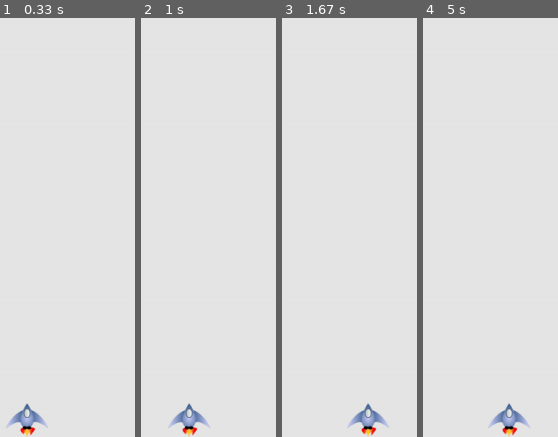
Above: before the commit, frames 1-4 (left to right).
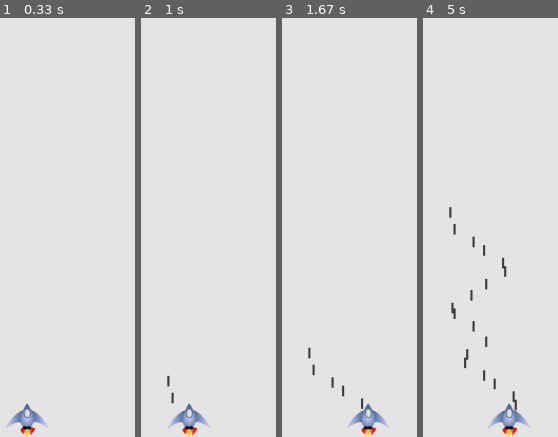
Above: after the commit, the same moments.

Repository: Sara-Greenhaw/PyGame
Game: pygame game, started from alien_invasion.py
The game is run twice, just before and just after one commit, with the same random seed, the same clock (stepped at 60 frames per second) and the same inputs.
Inputs:
- Up to frame 1 (0.33 s): no input
- Up to frame 2 (1 s): tap Space at 0.33, 0.73 s; hold Right from 0.67 s (still down)
- Up to frame 3 (1.67 s): tap Space at 1.03, 1.23, 1.53 s; release Right at 1.13 s; hold Right 1.17-1.63 s
- Up to frame 4 (5 s): hold Left 1.67-2.2 s; tap Space at 1.73, 2.03, 2.3, 2.6, 2.73, 3.03, 3.4, 3.7, 3.9, 4.2, 4.4, 4.7, 4.9 s; hold Left 2.23-2.63 s; hold Right 2.67-3.3 s; hold Left 3.33-3.8 s; hold Right 3.83-4.3 s; hold Right 4.33-4.8 s; hold Left from 4.83 s (still down)

Frame 1 is identical in both runs. In frame 2, 0.1% of the frame differs, in the area x 19-25%, y 85-93%; in frame 3, 0.3%; in frame 4, 1.0%, in the area x 19-70%, y 45-94%.

Commit message:
Firing Bullets

Diff:
--- a/alien_invasion.py
+++ b/alien_invasion.py
@@ -7,6 +7,7 @@
 #import settings into main program file
 from ship import Ship
 #import Ship
+from bullet import Bullet
 
 class AlienInvasion:
     #Overall class to manage game assets and behavior
@@ -86,6 +87,8 @@
             self.ship.moving_left = True
         elif event.key == pygame.K_q:
             sys.exit()
+        elif event.key == pygame.K_SPACE:
+            self._fire_bullet()
 
     def _check_keyup_events(self, event):
         #respond to key release
@@ -94,6 +97,14 @@
         elif event.key == pygame.K_LEFT:
             self.ship.moving_left = False
 
+        #nothing happens when spacebar is released with firing bullets
+
+    def _fire_bullet(self):
+        #create a new bullet adn add it to the bullets group
+        new_bullet = Bullet(self) #instance of bullet and call it new_bullet --> just like we did at top with settings!
+        self.bullets.add(new_bullet) #we add it to the new group bullets using the add() method
+        #the add method is similar to append(), but its a method that's written just for pygame groups
+
 
     def _update_screen(self):
         #redraw the screen during each pass through the loop
@@ -101,6 +112,11 @@
         self.screen.fill(self.settings.bg_color)
         self.ship.blitme() #draw ship on screen, bottom center
 
+        #make sure each bullet drawn to screen before flip
+        #bullets.sprites() method returns a list of all sprite in the group bullets
+        #to draw all fired bullets to the screen, we loop through the sprites in bullets and call draw_bullet on each one
+        for bullet in self.bullets.sprites():
+            bullet.draw_bullet()
         #make the most recently drawn screen visible
         #continually tells pygame to make most recently drawn screen visible, illusion of smooth movement
         pygame.display.flip()
--- a/bullet.py
+++ b/bullet.py
@@ -20,7 +20,7 @@
         #pygame.Rect() calss requires the x and y coordinates of the top-left corner of the rect, and the width and height of the rect
         #initialize rect at (0,0) but we'll move it to the correct location next line
         #we get width and height of the bullet form the values stored in self.settings
-        self.rect = pygame.Rect(0, 0, self.settings.bullet_width, self.setting.bullet_height)
+        self.rect = pygame.Rect(0, 0, self.settings.bullet_width, self.settings.bullet_height)
 
         self.rect.midtop = ai_game.ship.rect.midtop #bullet's midtop attribute to match the ship's midtop attribute
         #makes bullet emerge from the top of the ship, making it look like the bullet is fired from the ship
--- a/settings.py
+++ b/settings.py
@@ -14,3 +14,10 @@
 
         #ship setings --> making faster. Originally moving 1 pixel per cycle, now 1.5 pixels per cycle
         self.ship_speed = 1.5
+
+        #bullet settings
+        self.bullet_speed = 1.0
+        self.bullet_width = 3
+        self.bullet_height = 15
+        self.bullet_color = (60, 60, 60)
+        #these setting create dark gray bullets with a width of 3 pixels and a height of 15 pixels, bullets will travel slightly slower than ship
